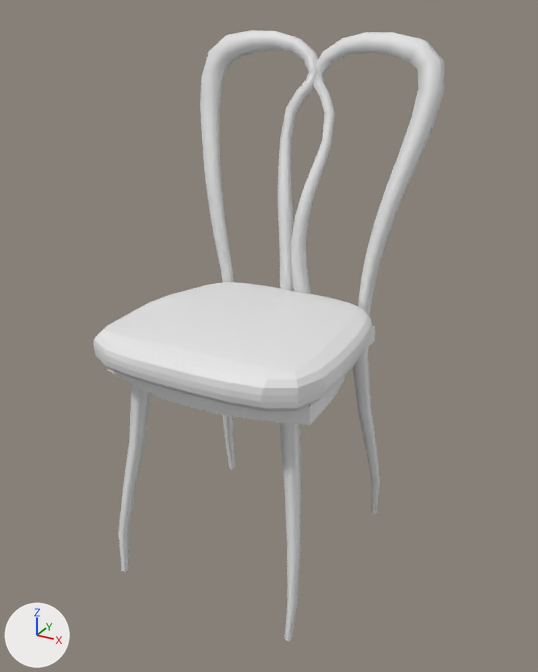
Before and after pictures for a commit that changed the FBX model Assets/Art/fbx Assets/chair.fbx.
Rendered twice from a camera (50 mm lens) standing at (2.464, -0.014, -0.11) and looking at (1.643, 1.478, -0.856). Lighting does not change. The marker at lower left points along +X, +Y and +Z.

The older version as bpy lines, for what is in view:
```python
me_cube_019 = bpy.data.meshes.new('Cube.019')
me_cube_019.from_pydata(...)  # 826 vertices, 836 faces; spans x -0.331..0.331, y -0.331..0.375, z -0.003..1.323
ob_chair = bpy.data.objects.new('chair', me_cube_019)
ob_chair.location = (1.611, 1.454, -1.484)
```
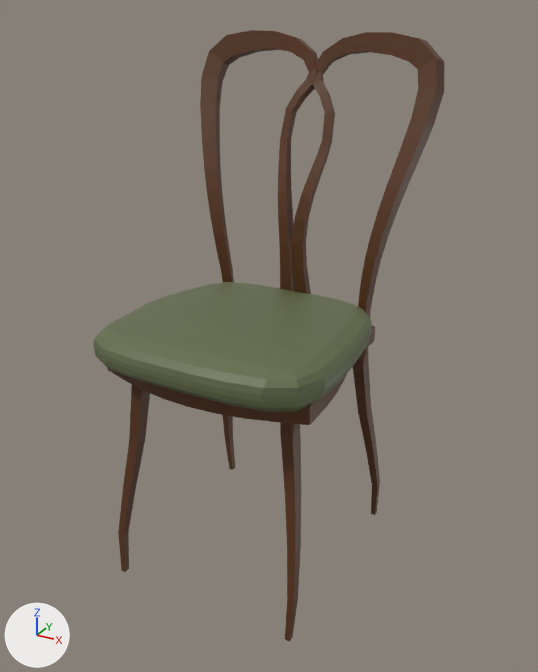
Where the newer file only moved an object's origin or applied its transform, the numbers keep the older frame.

Boxes (x1, y1, x2, y2) around the edits, measured in the pictures (538 x 672 px):
part 1 of me_cube_019, recoloured (grey to brown): (107, 30, 444, 641) in both
part 2 of me_cube_019, recoloured (white to green): (93, 282, 372, 412) in both

The edits, one by one:
Material 'chair cushion' (mat_chair_cushion) is new.
Its base color is (0.13, 0.153, 0.0704) (dark green #656d4b).
Material 'chair body' (mat_chair_body) is new.
Its base color is (0.0999, 0.0331, 0.00802) (brown #593316).
me_cube_019 has 826 vertices, 836 faces and spans x -0.331..0.331, y -0.331..0.375, z -0.003..1.323.
me_cube_019 is used by ob_chair; location (1.611, 1.454, -1.484).
me_cube_019 part 1: 542 of the faces centred in x -0.322..0.322, y -0.29..0.371, z 0.055..1.32 switch from no material to mat_chair_body (brown #593316).
me_cube_019 part 2: 294 of the faces centred in x -0.295..0.295, y -0.331..0.247, z 0.602..0.709 switch from no material to mat_chair_cushion (dark green #656d4b).
